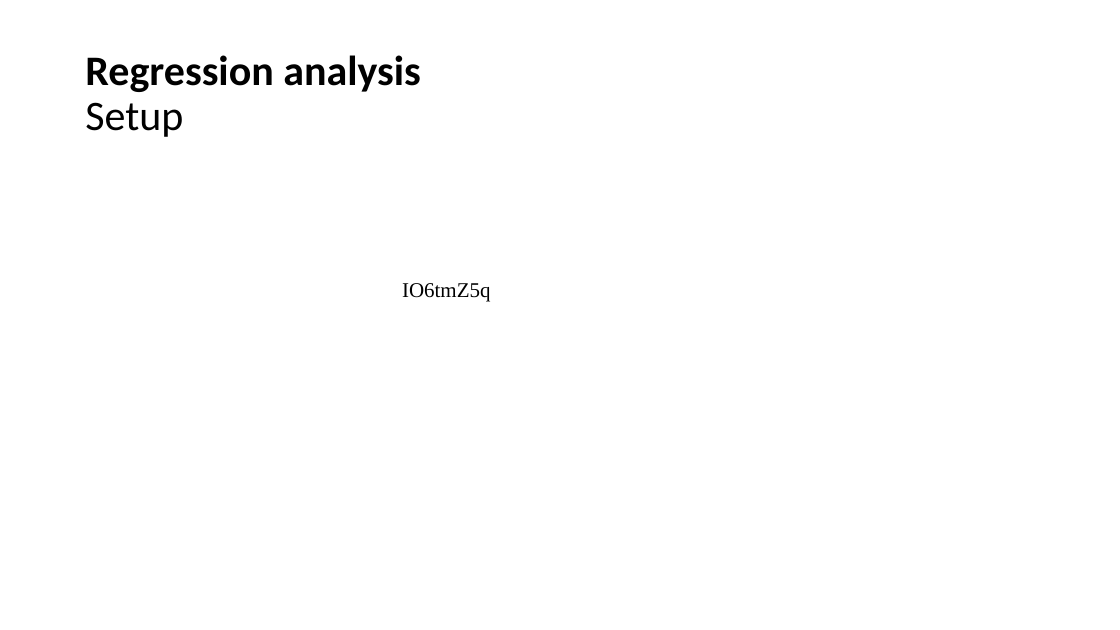
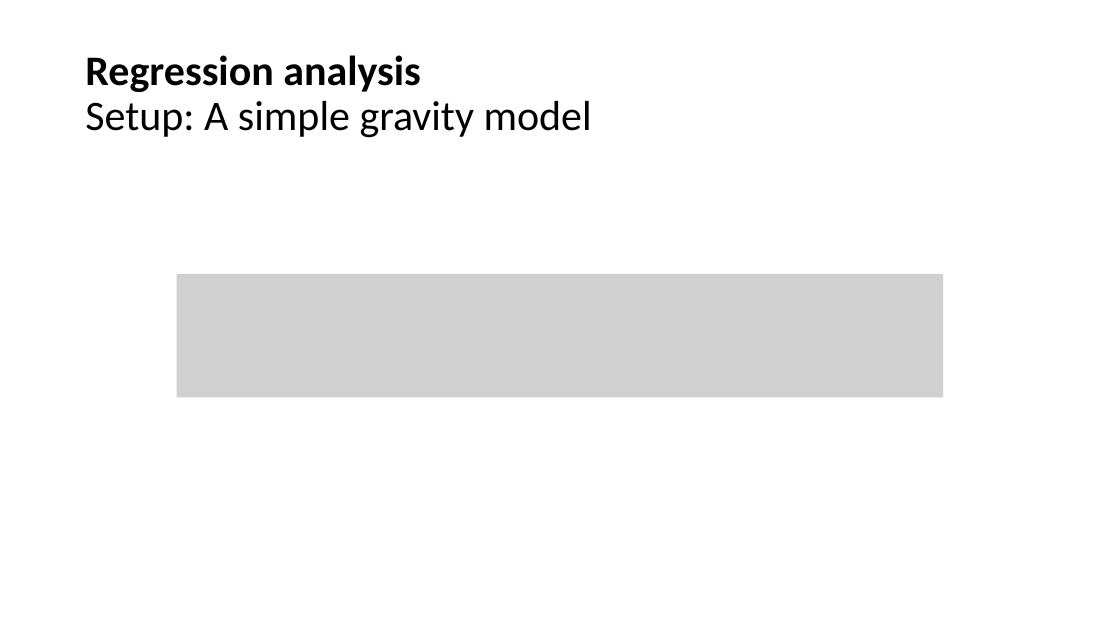
Before and after one commit to junukitashepard/message_trade, a slide deck: slide 9 of presentations/Update_2019-07-2.pptx (slide 10 before the commit). Drawn at 1120x630 pixels with LibreOffice and Linux fonts; fonts in the diff are those of the drawing; grey boxes stand for pictures. Boxes give left, top, right and bottom in pixels: in the first picture for what was removed or moved away, otherwise in the second. Text is boxed around its words. In the diff, an @@ line names an element or a change of style, - is before the commit and + after.

```diff
--- a/presentations/Update_2019-07-2.pptx
+++ b/presentations/Update_2019-07-2.pptx
@@ title at (x1=85, y1=55, x2=592, y2=138): text changed; bold off @@
-Regression analysis
-Setup
+Regression analysis
+Setup: A simple gravity model
@@ picture added at (x1=176, y1=274, x2=944, y2=397) @@
@@ text removed at (x1=402, y1=283, x2=491, y2=302) @@
-IO6tmZ5q
```
Also in this commit, not shown: 3 other slides changed, 3 slides added, 2 slides removed, 25 other files.
